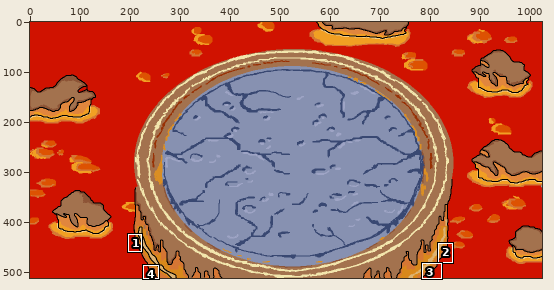
Pixel-art file, stored at Arte/Escenarios/Escenariolava.aseprite. The first picture is a wide view before the edit; the outline marks the close-up.
Close-up. Old version:
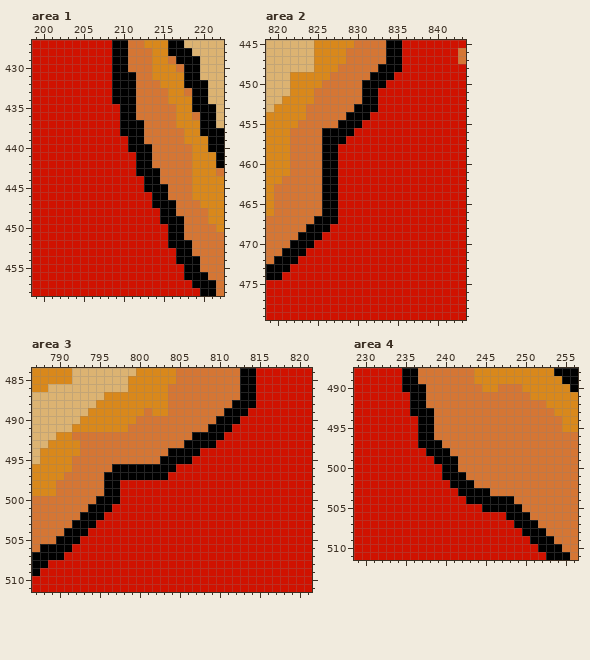
1024x512 pixels, 1 frame. Colours within 5 levels of each other are drawn and written as one. Shown: area 1: x 199..222, y 427..458; area 2: x 819..843, y 445..479; area 3: x 787..821, y 484..511; area 4: x 229..256, y 488..511. The commit also changed other parts of the picture, which this record leaves out.
The same view after the edit:
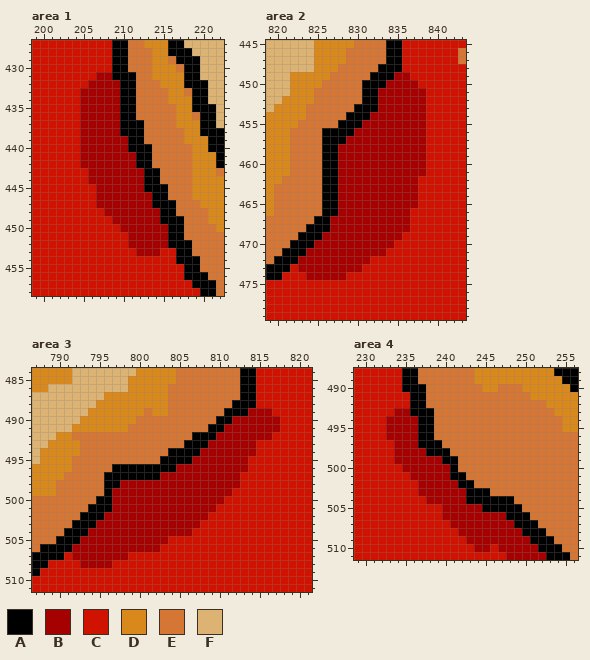
Palette (. is transparent): A #000000  B #a50101  C #d01200  D #d9881b  E #d57634  F #dcb372
What changed:
layer "Layer 12" added
Changed rows in their new state; - is an unchanged pixel.
Area 1, layer "Layer 12":
first column x 205:
431 --BB-------
432 -BBBB------
433 BBBBB------
434 BBBBB------
435 BBBBB------
436 BBBBB------
437 BBBBB------
438 BBBBB------
439 BBBBBB-----
440 BBBBBB-----
441 BBBBBBB----
442 BBBBBBB----
443 -BBBBBBB---
444 -BBBBBBB---
445 --BBBBBB---
446 --BBBBBBB--
447 --BBBBBBB--
448 ---BBBBBBB-
449 ----BBBBBB-
450 -----BBBBBB
451 ------BBBBB
452 ------BBBBB
453 -------BBB-
Area 2, layer "Layer 12":
first column x 823:
449 ------------BB--
450 -----------BBBB-
451 ----------BBBBBB
452 ----------BBBBBB
453 ----------BBBBBB
454 ---------BBBBBBB
455 --------BBBBBBBB
456 -------BBBBBBBBB
457 ------BBBBBBBBBB
458 -----BBBBBBBBBBB
459 -----BBBBBBBBBBB
460 -----BBBBBBBBBBB
461 -----BBBBBBBBBBB
462 -----BBBBBBBBBB-
463 -----BBBBBBBBBB-
464 -----BBBBBBBBBB-
465 -----BBBBBBBBBB-
466 -----BBBBBBBBB--
467 ----BBBBBBBBBB--
468 ----BBBBBBBBBB--
469 ---BBBBBBBBBB---
470 --BBBBBBBBBB----
471 -BBBBBBBBBB-----
472 BBBBBBBBB-------
473 BBBBBBBB--------
474 -BBBBB----------
Area 3, layer "Layer 12":
first column x 792:
489 ----------------------BBB-
490 --------------------BBBBBB
491 -------------------BBBBBBB
492 ------------------BBBBBBB-
493 -----------------BBBBBB---
494 ----------------BBBBBBB---
495 ---------------BBBBBBB----
496 -------------BBBBBBBBB----
497 -----------BBBBBBBBBB-----
498 ------BBBBBBBBBBBBBBB-----
499 -----BBBBBBBBBBBBBBB------
500 -----BBBBBBBBBBBBBB-------
501 -----BBBBBBBBBBBBB--------
502 ----BBBBBBBBBBBBB---------
503 ---BBBBBBBBBBBBB----------
504 --BBBBBBBBBBBBB-----------
505 -BBBBBBBBBBB--------------
506 BBBBBBBBBBB---------------
507 BBBBBBB-------------------
508 -BBBB---------------------
Area 4, layer "Layer 12":
first column x 233:
493 -BB-----------------
494 BBBB----------------
495 BBBB----------------
496 BBBB----------------
497 -BBB----------------
498 -BBBB---------------
499 -BBBBBB-------------
500 --BBBBBB------------
501 ---BBBBB------------
502 ----BBBBB-----------
503 ----BBBBBB----------
504 -----BBBBB----------
505 -------BBBBB--------
506 -------BBBBBBBB-----
507 --------BBBBBBBB----
508 ---------BBBBBBBB---
509 ----------BBBBBBBB--
510 -----------BB-BBBBB-
511 ---------------BBBBB
Changed places in both close-ups, as pixel boxes (x1, y1, x2, y2):
changed: (80, 72, 168, 256)
changed: (298, 72, 426, 280)
changed: (72, 408, 280, 568)
changed: (386, 408, 546, 560)
